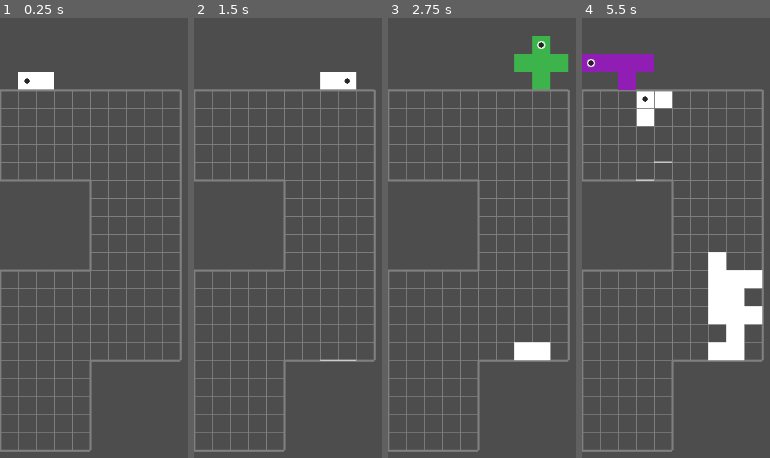
Above: before the commit, frames 1-4 (left to right).
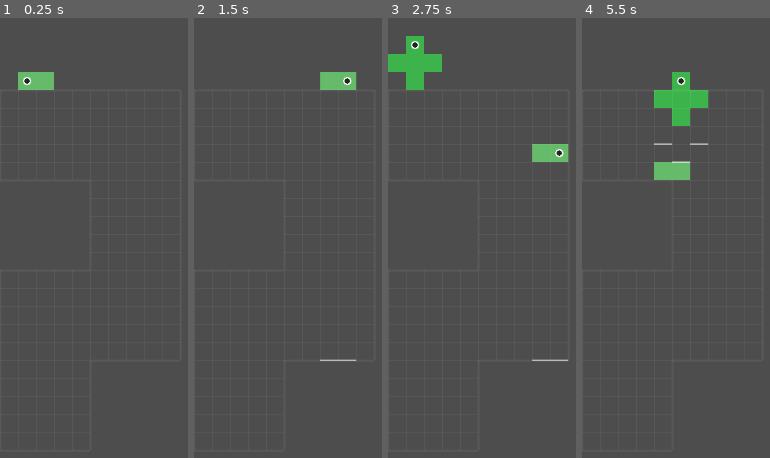
Above: after the commit, the same moments.

Repository: michaellawson96/Polyomino
Game: Godot game, scene res://scenes/Main.tscn
Two runs of this game, one before a commit and one after it. Both use one fixed random seed, a clock stepped at 60 frames per second and the inputs below.
Inputs:
- Up to frame 1 (0.25 s): no input
- Up to frame 2 (1.5 s): hold Right (ui_right) 0.53-1.28 s; hold Space (hard_drop) 0.53-1.28 s; hold Down (ui_down) from 1.28 s (still down); tap C (flip_h) at 1.35 s
- Up to frame 3 (2.75 s): tap Space (hard_drop) at 1.55 s; release Down (ui_down) at 2.03 s; hold Right (ui_right) from 2.03 s (still down); hold Space (hard_drop) from 2.03 s (still down)
- Up to frame 4 (5.5 s): release Space (hard_drop) at 2.78 s; tap V (origin_next) at 2.85 s; tap Space (hard_drop) at 3.05, 3.8, 4.55 s; release Right (ui_right) at 3.53 s; hold Z (rotate_ccw) 3.53-4.28 s; hold Left (ui_left) 3.53-5.03 s; tap X (rotate_cw) at 4.35 s; hold Down (ui_down) from 5.03 s (still down); hold Space (hard_drop) from 5.03 s (still down)

The runs differ from the first frame. In frame 1, 8.7% of the frame differs, in the area x 0-97%, y 12-99%; in frame 2, 8.6%; in frame 3, 13%; in frame 4, 17%, in the area x 0-97%, y 8-99%.

Commit message:
PTP6 Step 6.1 – Resolve errors and warnings at runtime

Diff:
--- a/resources/default_game_config.tres
+++ b/resources/default_game_config.tres
@@ -1,4 +1,4 @@
-[gd_resource type="GameConfig" script_class="GameConfig" load_steps=2 format=3 uid="uid://bq0qefeuxrs0i"]
+[gd_resource type="Resource" load_steps=2 format=3]
 
 [ext_resource type="Script" path="res://resources/GameConfig.gd" id="1"]
 
--- a/resources/palettes/palette_default.tres
+++ b/resources/palettes/palette_default.tres
@@ -1,4 +1,4 @@
-[gd_resource type="PaletteData" load_steps=2 format=3]
+[gd_resource type="Resource" load_steps=2 format=3]
 
 [ext_resource path="res://resources/palettes/Palette.gd" type="Script" id=1]
 
--- a/resources/palettes/palette_high_contrast.tres
+++ b/resources/palettes/palette_high_contrast.tres
@@ -1,4 +1,5 @@
-[gd_resource type="PaletteData" load_steps=2 format=3]
+[gd_resource type="Resource" load_steps=2 format=3]
+
 
 [ext_resource path="res://resources/palettes/Palette.gd" type="Script" id=1]
 
--- a/scenes/Board.tscn
+++ b/scenes/Board.tscn
@@ -15,6 +15,7 @@
 board_height = 15
 cell_size = 38
 board_mask = SubResource("Resource_sjhch")
+default_spawn_id = "I3"
 
 [node name="PolyominoContainer" type="Node2D" parent="."]
 
--- a/scripts/BagService.gd
+++ b/scripts/BagService.gd
@@ -7,11 +7,11 @@
 var _rng:RandomNumberGenerator= RandomNumberGenerator.new()
 var _seed:int= 0
 
-func setup(pieces:Array,seed:int=0)->void:
+func setup(pieces:Array,rng_seed:int=0)->void:
 	_allowed=pieces.duplicate(true)
-	_seed=seed
-	if seed!=0:
-		_rng.seed=seed
+	_seed=rng_seed
+	if rng_seed!=0:
+		_rng.seed=rng_seed
 	else:
 		_rng.randomize()
 	_refill()
--- a/scripts/Block.gd
+++ b/scripts/Block.gd
@@ -34,10 +34,10 @@
 func set_piece_id(v: int) -> void:
 	piece_id = v
 
-func set_rubble(enabled: bool, jitter_px: float, seed: int, opacity: float, color: Color) -> void:
+func set_rubble(enabled: bool, jitter_px: float, rng_seed: int, opacity: float, color: Color) -> void:
 	rubble = enabled
 	rubble_jitter_px = jitter_px
-	rubble_seed = seed
+	rubble_seed = rng_seed
 	rubble_opacity = opacity
 	rubble_color = color
 	if rubble:
--- a/scripts/Board.gd
+++ b/scripts/Board.gd
@@ -4,14 +4,13 @@
 enum GameState { PRECONTROL_AUTOSLIDE, ACTIVE_CONTROLLED, LINE_CLEAR, PAUSED }
 
 const POLY_DATA := preload("res://scripts/PolyominoData.gd")
-const GhostOutline := preload("res://scripts/GhostOutline.gd")
-const BagService:=preload("res://scripts/BagService.gd")
+const GhostOutlineScript := preload("res://scripts/GhostOutline.gd")
+const BagServiceScript:=preload("res://scripts/BagService.gd")
 const PROMOTE_QUEUED_SENTINEL := "__PROMOTE_QUEUED__"
-const BoardMask:=preload("res://scripts/BoardMask.gd")
-const ClearCollapse:=preload("res://scripts/logic/ClearCollapse.gd")
-const PlacementRules:=preload("res://scripts/logic/PlacementRules.gd")
-const SpawnLane:=preload("res://scripts/logic/SpawnLane.gd")
-
+const BoardMaskScript:=preload("res://scripts/BoardMask.gd")
+const ClearCollapseMod:=preload("res://scripts/logic/ClearCollapse.gd")
+const PlacementRulesMod:=preload("res://scripts/logic/PlacementRules.gd")
+const SpawnLaneMod:=preload("res://scripts/logic/SpawnLane.gd")
 
 signal next_preview(ids: Array[String])
 signal hard_drop(dy: int)
@@ -50,7 +49,7 @@
 @export var hold_start_delay_ms: int = 200
 @export var hold_repeat_interval_ms: int = 40
 @export var most_recent_press_wins: bool = true
-@export var board_mask:BoardMask
+@export var board_mask:BoardMaskScript
 
 
 @onready var inactive_container := $InactiveContainer
@@ -73,7 +72,7 @@
 var _hold_dir: int = 0
 var _hold_timer_ms: int = -1
 var _next_piece_id: int = 1
-var bag:BagService
+var bag:BagServiceScript
 var _pending_bag_ids:Array[String]=[]
 var _pending_bag_seed:int=0
 var _queued_piece: Polyomino = null
@@ -81,7 +80,7 @@
 var _queued_fully_on_grid_once: bool = false
 var _active_fully_in_grid_once: bool = false
 var _preview_updating: bool = false
-var ghost_overlay: GhostOutline
+var ghost_overlay: GhostOutlineScript
 var _mask_top_rows:PackedInt32Array=PackedInt32Array()
 var _row_mask_counts:PackedInt32Array=PackedInt32Array()
 var rubble_jitter_px: int = 1
@@ -101,7 +100,7 @@
 	_call_mask_resize()
 	add_to_group("board")
 	_refresh_overlay()
-	ghost_overlay = GhostOutline.new()
+	ghost_overlay = GhostOutlineScript.new()
 	add_child(ghost_overlay)
 	ghost_overlay.visible = false
 	if Engine.has_singleton("Settings") or true:
@@ -308,7 +307,7 @@
 
 func _can_place_orientation(piece: Polyomino, offsets: Array[Vector2]) -> bool:
 	var base:=Vector2i(int(piece.grid_position.x), int(piece.grid_position.y))
-	return PlacementRules.can_place(board_mask, board_width, board_height, base, offsets, _occupied)
+	return PlacementRulesMod.can_place(board_mask, board_width, board_height, base, offsets, _occupied)
 
 func _piece_cells(piece: Polyomino) -> Array[Vector2i]:
 	var cells: Array[Vector2i] = []
@@ -430,7 +429,7 @@
 
 func _would_collide(piece: Polyomino, delta: Vector2i) -> bool:
 	var base:=Vector2i(int(piece.grid_position.x), int(piece.grid_position.y))
-	return PlacementRules.would_collide(board_mask, board_width, board_height, base, piece.block_offsets, delta, _occupied)
+	return PlacementRulesMod.would_collide(board_mask, board_width, board_height, base, piece.block_offsets, delta, _occupied)
 
 func _is_fully_inside_left_wall(piece: Polyomino) -> bool:
 	var base_x:=int(piece.grid_position.x)
@@ -441,17 +440,17 @@
 
 func _snap_piece_to_top_lane(piece: Polyomino) -> void:
 	var gx:=int(piece.grid_position.x)
-	var y:=SpawnLane.snap_y_for_lane(_mask_top_rows, board_width, gx, piece.block_offsets)
+	var y:=SpawnLaneMod.snap_y_for_lane(_mask_top_rows, board_width, gx, piece.block_offsets)
 	piece.grid_position.y=y
 	piece.position=(piece.grid_position*piece.cell_size).floor()
 
 func _can_step_right_in_top_lane(piece: Polyomino) -> bool:
 	var next_x:=int(piece.grid_position.x)+1
-	return SpawnLane.can_step_right_in_lane(_mask_top_rows, board_mask, board_width, board_height, next_x, piece.block_offsets)
+	return SpawnLaneMod.can_step_right_in_lane(_mask_top_rows, board_mask, board_width, board_height, next_x, piece.block_offsets)
 
 func _compute_hard_drop_delta(piece: Polyomino) -> int:
 	var base:=Vector2i(int(piece.grid_position.x), int(piece.grid_position.y))
-	return PlacementRules.hard_drop_delta(board_mask, board_width, board_height, base, piece.block_offsets, _occupied)
+	return PlacementRulesMod.hard_drop_delta(board_mask, board_width, board_height, base, piece.block_offsets, _occupied)
 
 
 func _hard_drop_active() -> void:
@@ -616,13 +615,13 @@
 		if b == null or not is_instance_valid(b):
 			continue
 		if pid_set.has(b.piece_id) and not b.rubble:
-			var seed: int = abs(int(Time.get_ticks_msec()) + cell.x * 73856093 + cell.y * 19349663 + b.piece_id * 83492791)
+			var rng_seed: int = abs(int(Time.get_ticks_msec()) + cell.x * 73856093 + cell.y * 19349663 + b.piece_id * 83492791)
 			var col: Color
 			if b.color_rect != null:
 				col = b.color_rect.color
 			else:
 				col = Color.WHITE
-			b.set_rubble(true, rubble_jitter_px, seed, rubble_opacity, col)
+			b.set_rubble(true, rubble_jitter_px, rng_seed, rubble_opacity, col)
 			spawned += 1
 	if spawned > 0:
 		emit_signal("rubble_spawned", spawned)
@@ -701,10 +700,10 @@
 			if cell.y >= cleared_y:
 				piece_all_above[pid] = false
 		var decided_piece: Dictionary = {}
-		for y in range(cleared_y - 1, -1, -1):
+		for yy in range(cleared_y - 1, -1, -1):
 			for i in range(col_list.size()):
 				var x: int = int(col_list[i])
-				var pos := Vector2i(x, y)
+				var pos := Vector2i(x, yy)
 				if not _occupied.has(pos):
 					continue
 				var b: Block = _occupied[pos]
@@ -746,10 +745,10 @@
 						reserved[to2] = true
 					moved_piece_ids[pid] = true
 					decided_piece[pid] = true
-		for y in range(cleared_y - 1, -1, -1):
+		for yy in range(cleared_y - 1, -1, -1):
 			for i in range(col_list.size()):
 				var x2: int = int(col_list[i])
-				var from := Vector2i(x2, y)
+				var from := Vector2i(x2, yy)
 				if not _occupied.has(from):
 					continue
 				var rb: Block = _occupied[from]
@@ -787,12 +786,12 @@
 		return default_spawn_id
 	return String(nxt)
 
-func reconfigure_bag(ids:Array[String],seed:int=0)->bool:
+func reconfigure_bag(ids:Array[String],rng_seed:int=0)->bool:
 	if not _validate_entryway_for_bag(ids):
 		emit_signal("bag_reconfig_fail", ids.duplicate(true))
 		return false
 	_pending_bag_ids = ids.duplicate(true)
-	_pending_bag_seed = seed
+	_pending_bag_seed = rng_seed
 	_update_next_preview()
 	emit_signal("bag_reconfig_ok", ids.duplicate(true))
 	return true
@@ -804,7 +803,7 @@
 	_preview_updating = true
 	var next_id: String = ""
 	if _pending_bag_ids.size() > 0:
-		var temp := BagService.new()
+		var temp := BagServiceScript.new()
 		temp.setup(_pending_bag_ids, _pending_bag_seed)
 		var v0: Variant = temp.next()
 		if v0 != null:
@@ -878,19 +877,21 @@
 
 func _call_mask_resize()->void:
 	if board_mask==null:
-		board_mask=BoardMask.new()
+		board_mask=BoardMaskScript.new()
 	board_mask.set_size(board_width,board_height)
 	_recompute_mask_caches()
 	_refresh_mask_overlay()
 
 func _recompute_mask_caches()->void:
-	_mask_top_rows = SpawnLane.compute_top_rows(board_mask, board_width)
+	_mask_top_rows = SpawnLaneMod.compute_top_rows(board_mask, board_width)
 	_row_mask_counts.resize(board_height)
 	for y in board_height:
 		_row_mask_counts[y]=board_mask.row_playable_count(y)
 
 
 func _refresh_mask_overlay()->void:
+	if not has_node("MaskOverlay"):
+		return
 	if is_instance_valid($MaskOverlay):
 		$MaskOverlay.refresh()
 	if is_instance_valid(grid_overlay):
@@ -902,36 +903,36 @@
 	if err != OK:
 		return
 	if board_mask == null:
-		board_mask = BoardMask.new()
+		board_mask = BoardMaskScript.new()
 	board_mask.set_size(board_width, board_height)
 	board_mask.from_image(img, threshold)
 	_recompute_mask_caches()
 	_refresh_mask_overlay()
 
 func _compute_piece_width(id:String)->int:
-	return SpawnLane.compute_piece_width(POLY_DATA.get_blocks(id))
+	return SpawnLaneMod.compute_piece_width(POLY_DATA.get_blocks(id))
 
 func _top_row_span_length()->int:
-	return SpawnLane.top_row_span_length(board_mask, board_width)
+	return SpawnLaneMod.top_row_span_length(board_mask, board_width)
 
 func _validate_entryway_for_bag(ids:Array[String])->bool:
-	return SpawnLane.validate_entryway_for_bag(board_mask, board_width, ids, POLY_DATA)
-
-func setup_with_size(size:Vector2i, cs:int, bag_ids:Array[String], seed:int=0)->bool:
+	return SpawnLaneMod.validate_entryway_for_bag(board_mask, board_width, ids, POLY_DATA)
+
+func setup_with_size(size:Vector2i, cs:int, bag_ids:Array[String], rng_seed:int=0)->bool:
 	board_width=size.x
 	board_height=size.y
 	cell_size=cs
 	_call_mask_resize()
 	if bag==null:
-		bag=BagService.new()
-	bag.setup(bag_ids,seed)
+		bag=BagServiceScript.new()
+	bag.setup(bag_ids,rng_seed)
 	if not _validate_entryway_for_bag(bag_ids):
 		return false
 	_precreated_next_id=""
 	_spawn_from_id(_bag_next(),true)
 	return true
 
-func setup_with_mask(png_path:String, cs:int, bag_ids:Array[String], seed:int=0)->bool:
+func setup_with_mask(png_path:String, cs:int, bag_ids:Array[String], rng_seed:int=0)->bool:
 	var low:=png_path.to_lower()
 	if not low.ends_with(".png"):
 		return false
@@ -943,14 +944,14 @@
 	board_height=img.get_height()
 	cell_size=cs
 	if board_mask==null:
-		board_mask=BoardMask.new()
+		board_mask=BoardMaskScript.new()
 	board_mask.set_size(board_width,board_height)
 	board_mask.from_image(img,0.5)
 	_recompute_mask_caches()
 	_refresh_mask_overlay()
 	if bag==null:
-		bag=BagService.new()
-	bag.setup(bag_ids,seed)
+		bag=BagServiceScript.new()
+	bag.setup(bag_ids,rng_seed)
 	if not _validate_entryway_for_bag(bag_ids):
 		return false
 	_precreated_next_id=""
@@ -958,13 +959,13 @@
 	return true
 
 func _row_spans(y:int) -> Array[Vector2i]:
-	return ClearCollapse.row_spans(board_mask, board_width, y)
+	return ClearCollapseMod.row_spans(board_mask, board_width, y)
 
 func _find_full_spans() -> Array[Dictionary]:
 	var occ:Dictionary={}
 	for cell in _occupied.keys():
 		occ[cell]=true
-	return ClearCollapse.find_full_spans(board_mask, board_width, board_height, occ)
+	return ClearCollapseMod.find_full_spans(board_mask, board_width, board_height, occ)
 
 
 func _run_span_clear_cycle(spans: Array) -> void:
@@ -1000,7 +1001,7 @@
 		out.append(int(k))
 	return out
 
-func _masked_collapse_after_clear_one_row(cleared:Dictionary, cleared_y:int, spans_for_row:Array) -> void:
+func _masked_collapse_after_clear_one_row(_cleared:Dictionary, cleared_y:int, spans_for_row:Array) -> void:
 	var snap:Dictionary={}
 	for pos in _occupied.keys():
 		var b: Block = _occupied[pos]
@@ -1008,7 +1009,7 @@
 			_occupied.erase(pos)
 			continue
 		snap[pos]={"pid":b.piece_id,"rubble":b.rubble}
-	var passes:Array = ClearCollapse.collapse_passes(board_mask, board_width, board_height, cleared_y, spans_for_row, snap)
+	var passes:Array = ClearCollapseMod.collapse_passes(board_mask, board_width, board_height, cleared_y, spans_for_row, snap)
 	for pass_moves in passes:
 		var applied:Array=[]
 		for m in pass_moves:
@@ -1043,8 +1044,8 @@
 		var t:=y_from
 		y_from=y_to
 		y_to=t
-	for y in range(max(y_from,0), y_to+1):
-		if not board_mask.is_playable(x,y):
+	for yy in range(max(y_from,0), y_to+1):
+		if not board_mask.is_playable(x,yy):
 			return false
 	return true
 
@@ -1054,7 +1055,7 @@
 	rubble_opacity = cfg.rubble_opacity
 	_hard_drop_allowed = cfg.hard_drop_enabled
 
-func _on_settings_changed(key: String, value) -> void:
+func _on_settings_changed(key: String, _value) -> void:
 	# For now just pull the whole cfg each time (cheap, keeps code compact)
 	var cfg := Settings.get_cfg()
 	if cfg == null: return
--- a/scripts/DevBag.gd
+++ b/scripts/DevBag.gd
@@ -9,9 +9,9 @@
 	if e.is_action_pressed("ui_bag_set_b"):
 		_apply(set_b,77)
 
-func _apply(ids:Array[String],seed:int)->void:
+func _apply(ids:Array[String],rng_seed:int)->void:
 	var b:=get_tree().get_first_node_in_group("board")
 	if b!=null and b.has_method("reconfigure_bag"):
-		var ok:bool=b.reconfigure_bag(ids,seed)
+		var ok:bool=b.reconfigure_bag(ids,rng_seed)
 		if not ok:
 			print("[Bag] reconfigure rejected by entryway rule")
--- a/scripts/GhostOutline.gd
+++ b/scripts/GhostOutline.gd
@@ -31,10 +31,9 @@
 
 func _on_palette_changed(p) -> void:
 	if p == null: return
-	color = p.ghost_tint
+	_ghost_tint = p.ghost_tint
+	color = _ghost_tint
 	queue_redraw()
-
-
 
 func set_style(cs: int, col: Color) -> void:
 	cell_size = cs
@@ -53,13 +52,13 @@
 func _draw() -> void:
 	if blocks.is_empty():
 		return
-	var set := {}
+	var pos_set := {}
 	for off in blocks:
-		set[Vector2i(int(off.x), int(off.y))] = true
+		pos_set[Vector2i(int(off.x), int(off.y))] = true
 	for off in blocks:
 		var x := int(off.x)
 		var y := int(off.y)
-		if not set.has(Vector2i(x, y + 1)):
+		if not pos_set.has(Vector2i(x, y + 1)):
 			var ypix := float((y + 1) * cell_size)
 			var x0 := float(x * cell_size)
 			var x1 := float((x + 1) * cell_size)
--- a/scripts/GridOverlay.gd
+++ b/scripts/GridOverlay.gd
@@ -97,13 +97,17 @@
 	_apply_palette_and_settings()
 
 func _apply_palette_and_settings() -> void:
-	var base_col: Color = grid_color
 	if typeof(Palette) != TYPE_NIL and Palette.current() != null:
-		base_col = Palette.current().grid_line
-	var contrast: float = 1.0
+		_grid_line = Palette.current().grid_line
+	else:
+		_grid_line = grid_color
+
 	if typeof(Settings) != TYPE_NIL and Settings.get_cfg() != null:
-		contrast = clamp(Settings.get_cfg().grid_contrast, 0.0, 1.0)
-	var c := base_col
-	c.a = contrast * base_col.a
+		_contrast = clamp(Settings.get_cfg().grid_contrast, 0.0, 1.0)
+	else:
+		_contrast = 1.0
+
+	var c := _grid_line
+	c.a = _contrast * _grid_line.a
 	grid_color = c
 	refresh()
--- a/scripts/Main.gd
+++ b/scripts/Main.gd
@@ -11,23 +11,23 @@
 		ids.append(String(d["id"]))
 	_spawn_board_with_mask("res://masks/zigzag.png", 26, ids, 0)
 
-func _spawn_board_with_size(size:Vector2i, cell_size:int, bag_ids:Array[String], seed:int)->void:
+func _spawn_board_with_size(size:Vector2i, cell_size:int, bag_ids:Array[String], rng_seed:int)->void:
 	var board = board_scene.instantiate()
 	boards_container.add_child(board)
 	_connect_fbs_signal_logs(board)
 	var padding_cells := _compute_top_padding_cells()
 	board.position = Vector2(0, padding_cells * cell_size)
-	var ok:bool = board.setup_with_size(size, cell_size, bag_ids, seed)
+	var ok:bool = board.setup_with_size(size, cell_size, bag_ids, rng_seed)
 	if not ok:
 		push_error("Board setup_with_size failed")
 
-func _spawn_board_with_mask(png_path:String, cell_size:int, bag_ids:Array[String], seed:int)->void:
+func _spawn_board_with_mask(png_path:String, cell_size:int, bag_ids:Array[String], rng_seed:int)->void:
 	var board = board_scene.instantiate()
 	boards_container.add_child(board)
 	_connect_fbs_signal_logs(board)
 	var padding_cells := _compute_top_padding_cells()
 	board.position = Vector2(0, padding_cells * cell_size)
-	var ok:bool = board.setup_with_mask(png_path, cell_size, bag_ids, seed)
+	var ok:bool = board.setup_with_mask(png_path, cell_size, bag_ids, rng_seed)
 	if not ok:
 		push_error("Board setup_with_mask failed")
 
--- a/scripts/logic/ClearCollapse.gd
+++ b/scripts/logic/ClearCollapse.gd
@@ -41,7 +41,7 @@
 	return false
 
 
-static func collapse_passes(board_mask, board_width:int, board_height:int, cleared_y:int, spans_for_row:Array, snapshot:Dictionary) -> Array:
+static func collapse_passes(board_mask, _board_width:int, board_height:int, cleared_y:int, spans_for_row:Array, snapshot:Dictionary) -> Array:
 	var cleared_cols:=_cleared_columns_for_row(spans_for_row)
 	if cleared_y<=0 or cleared_cols.is_empty():
 		return []
--- a/scripts/singletons/PaletteService.gd
+++ b/scripts/singletons/PaletteService.gd
@@ -28,10 +28,15 @@
 	var n := (name if name != null else "Default").strip_edges().to_lower()
 	if n == "high contrast" or n == "high_contrast" or n == "highcontrast" or n == "hc":
 		path = _HC_PATH
+
 	var pal := ResourceLoader.load(path)
-	if pal != null and pal is PaletteData:
+	if pal == null or not (pal is PaletteData):
+		push_warning("Palette: failed to load '%s'; using default in-memory palette." % path)
+		var fallback := PaletteData.new()
+		_palette = fallback
+	else:
 		_palette = pal
-		emit_signal("palette_changed", _palette)
+	emit_signal("palette_changed", _palette)
 
 func current() -> PaletteData:
 	return _palette
--- a/scripts/singletons/Settings.gd
+++ b/scripts/singletons/Settings.gd
@@ -14,8 +14,12 @@
 	var res := ResourceLoader.load(p)
 	if res != null and res is GameConfig:
 		_cfg = res
-		emit_signal("reloaded", _cfg)
-		emit_signal("changed", "*", null)
+	else:
+		# Fallback to a fresh config so boot never fails
+		_cfg = GameConfig.new()
+		push_warning("Settings: failed to load '%s'; using defaults." % p)
+	emit_signal("reloaded", _cfg)
+	emit_signal("changed", "*", null)
 
 func get_cfg() -> GameConfig:
 	return _cfg
